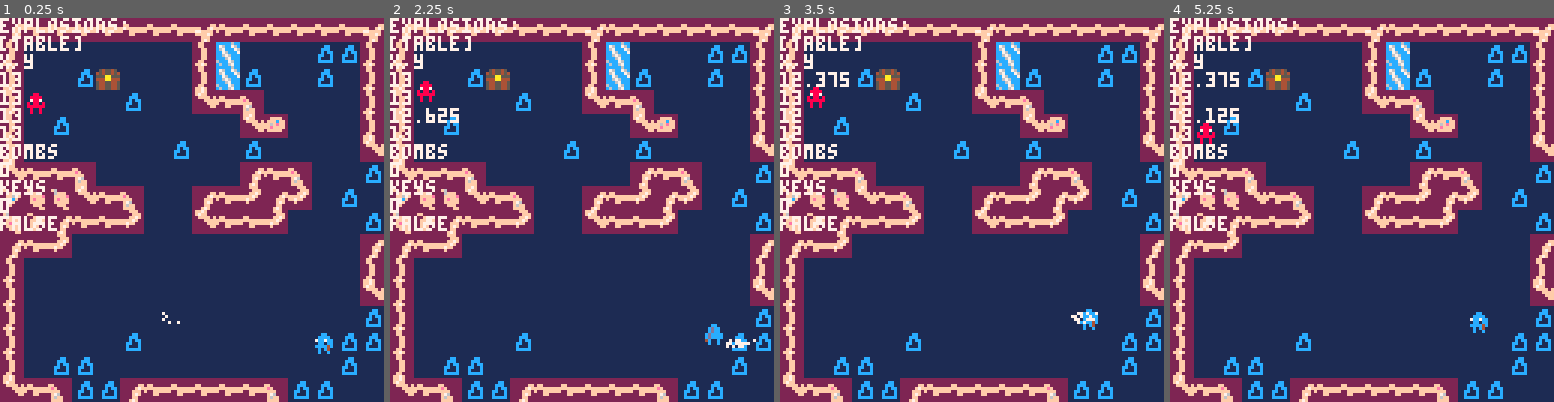
Above: before the commit, frames 1-4 (left to right).
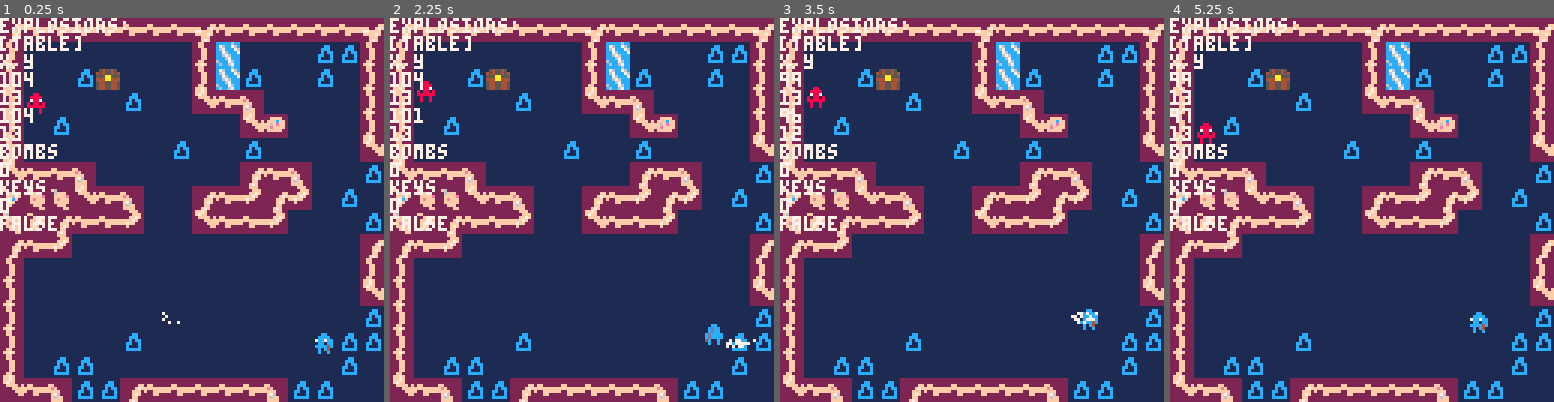
Above: after the commit, the same moments.

Repository: s-france/pico8GameS
Game: PICO-8 cartridge squid.p8
Two runs of this game, one before a commit and one after it. Both use one fixed random seed, a clock stepped at 60 frames per second and the inputs below.
Inputs:
- Up to frame 1 (0.25 s): no input
- Up to frame 2 (2.25 s): tap X (X key) at 0.33, 1.07, 1.85 s; tap O (Z key) at 0.7, 1.7, 2.1 s; hold Right 1.6-2.1 s; hold Up from 2.15 s (still down)
- Up to frame 3 (3.5 s): release Up at 2.42 s; hold Right 2.47-3.03 s; tap O (Z key) at 2.5, 2.9, 3.3 s; tap X (X key) at 2.97 s; hold Left from 3.08 s (still down)
- Up to frame 4 (5.25 s): release Left at 3.58 s; hold Down 3.63-3.97 s; tap O (Z key) every 0.4 s from 3.7 to 4.9 s; hold Right 4.02-4.68 s; tap X (X key) at 4.08, 5.2 s; hold Up 4.73-5.03 s; hold Left from 5.08 s (still down)

The runs differ from the first frame. In frame 1, 0.2% of the frame differs, in the area x 3-9%, y 14-28%; in frame 2, 0.3%; in frame 3, 0.4%; in frame 4, 0.6%, in the area x 0-18%, y 14-28%.

Commit message:
Update squid.p8

Diff:
--- a/squid.p8
+++ b/squid.p8
@@ -68,9 +68,9 @@
 	print("explosions: ")
 	print(explosions)
 	print("x,y")
-	print(player.x/8)
+	print(player.x)
 	print(ceil(player.x/8))
-	print(player.y/8)
+	print(player.y)
 	print(ceil(player.y/8))
 	print("bombs")
 	print(player.bombs)
@@ -670,7 +670,8 @@
 function update_explosion(explosion)
 	local xcell = (explosion.x/8)
 	local ycell = (explosion.y/8)
-	xyestimator(xcell,ycell)
+	xestimator(xcell)
+	yestimator(ycell)
 	local cells = {}
 	for i =-1,1 do
 	 for j = -1,1 do
@@ -709,22 +710,22 @@
 // although we may add in large
 // chests as well
 function openchest(face)
-	local pair = {}
- pair.x = player.x/8
- pair.y = player.y/8
-	xyestimator(pair.x,pair.y)
+	local x = player.x/8
+ local y = player.y/8
+	xestimator(x)
+	yestimator(y)
 	local contentflag = false
  if face == 0 then
-  player.openflag = fget(mget((pair.x-1),(pair.y-1)), 5)
+  player.openflag = fget(mget((x-1),(y-1)), 5)
   if ( player.openflag == true) then
   	for i=1,4 do
-  		contentflag = fget(mget((pair.x-1),(pair.y-1)), i)
+  		contentflag = fget(mget((x-1),(y-1)), i)
   		if (contentflag == true and i == 1 ) then
   		 player.bombs += 5
-  			mset((pair.x-1),(pair.y-1),24)
+  			mset((x-1),(y-1),24)
   		elseif (contentflag == true and i== 2 ) then
   		 player.keys += 1
-  			mset((pair.x-1),(pair.y-1),24)
+  			mset((x-1),(y-1),24)
   		elseif (contentflag == true and i==3 ) then
   		// player.keys += 1
   		//	mset((player.x/8),(player.y/8-1),24)
@@ -735,16 +736,16 @@
   	end
   end
  elseif face == 1 then
-  player.openflag = fget(mget((pair.x),(pair.y-1)), 5)
+  player.openflag = fget(mget((x),(y-1)), 5)
   if ( player.openflag == true) then
   	for i=1,4 do
-  		contentflag = fget(mget((pair.x),(pair.y-1)), i)
+  		contentflag = fget(mget((x),(y-1)), i)
   		if (contentflag == true and i == 1 ) then
   		 player.bombs += 5
-  			mset((pair.x),(pair.y-1),24)
+  			mset((x),(y-1),24)
   		elseif (contentflag == true and i== 2 ) then
   		 player.keys += 1
-  			mset((pair.x),(pair.y-1),24)
+  			mset((x),(y-1),24)
   		elseif (contentflag == true and i==3 ) then
   		// player.keys += 1
   		//	mset((player.x/8),(player.y/8-1),24)
@@ -755,16 +756,16 @@
   	end
   end
  elseif face == 2 then
-  player.openflag = fget(mget((pair.x+1),(pair.y-1)), 5)
+  player.openflag = fget(mget((x+1),(y-1)), 5)
   if ( player.openflag == true) then
   	for i=1,4 do
-  		contentflag = fget(mget((pair.x+1),(pair.y-1)), i)
+  		contentflag = fget(mget((x+1),(y-1)), i)
   		if (contentflag == true and i == 1 ) then
   		 player.bombs += 5
-  			mset((pair.x+1),(pair.y-1),24)
+  			mset((x+1),(y-1),24)
   		elseif (contentflag == true and i== 2 ) then
   		 player.keys += 1
-  			mset((pair.x+1),(pair.y-1),24)
+  			mset((x+1),(y-1),24)
   		elseif (contentflag == true and i==3 ) then
   		// player.keys += 1
   		//	mset((player.x/8),(player.y/8-1),24)
@@ -775,16 +776,16 @@
   	end
   end
 	elseif face == 3 then
-	   player.openflag = fget(mget((pair.x-1),(pair.y)), 5)
+	   player.openflag = fget(mget((x-1),(y)), 5)
   if ( player.openflag == true) then
   	for i=1,4 do
-  		contentflag = fget(mget((pair.x-1),(pair.y)), i)
+  		contentflag = fget(mget((x-1),(y)), i)
   		  		if (contentflag == true and i == 1 ) then
   		 player.bombs += 5
-  			mset((pair.x-1),(pair.y),24)
+  			mset((x-1),(y),24)
   		elseif (contentflag == true and i== 2 ) then
   		 player.keys += 1
-  			mset((pair.x-1),(pair.y),24)
+  			mset((x-1),(y),24)
   		elseif (contentflag == true and i==3 ) then
   		// player.keys += 1
   		//	mset((player.x/8),(player.y/8-1),24)
@@ -795,16 +796,16 @@
   	end
   end
 	elseif face == 4 then
-	  player.openflag = fget(mget((pair.x+1),(pair.y)), 5)
+	  player.openflag = fget(mget((x+1),(y)), 5)
   if ( player.openflag == true) then
   	for i=1,4 do
-  		contentflag = fget(mget((pair.x+1),(pair.y)), i)
+  		contentflag = fget(mget((x+1),(y)), i)
   		if (contentflag == true and i == 1 ) then
   		 player.bombs += 5
-  			mset((pair.x+1),(pair.y),24)
+  			mset((x+1),(y),24)
   		elseif (contentflag == true and i== 2 ) then
   		 player.keys += 1
-  			mset((pair.x+1),(pair.y),24)
+  			mset((x+1),(y),24)
   		elseif (contentflag == true and i==3 ) then
   		// player.keys += 1
   		//	mset((player.x/8),(player.y/8-1),24)
@@ -815,16 +816,16 @@
   	end
   end
 	elseif face == 5 then
-	  player.openflag = fget(mget((pair.x-1),(pair.y+1)), 5)
+	  player.openflag = fget(mget((x-1),(y+1)), 5)
   if ( player.openflag == true) then
   	for i=1,4 do
-  		contentflag = fget(mget((pair.x-1),(pair.y+1)), i)
+  		contentflag = fget(mget((x-1),(y+1)), i)
   		if (contentflag == true and i == 1 ) then
   		 player.bombs += 5
-  			mset((pair.x-1),(pair.y+1),24)
+  			mset((x-1),(y+1),24)
   		elseif (contentflag == true and i== 2 ) then
   		 player.keys += 1
-  			mset((pair.x-1),(pair.y+1),24)
+  			mset((x-1),(y+1),24)
   		elseif (contentflag == true and i==3 ) then
   		// player.keys += 1
   		//	mset((player.x/8),(player.y/8-1),24)
@@ -835,16 +836,16 @@
   	end
   end
 	elseif face == 6 then
-	  player.openflag = fget(mget((pair.x),(pair.y+1)), 5)
+	  player.openflag = fget(mget((x),(y+1)), 5)
   if ( player.openflag == true) then
   	for i=1,4 do
-  		contentflag = fget(mget((pair.x),(pair.y+1)), i)
+  		contentflag = fget(mget((x),(y+1)), i)
   		if (contentflag == true and i == 1 ) then
   		 player.bombs += 5
-  			mset((pair.x),(pair.y+1),24)
+  			mset((x),(y+1),24)
   		elseif (contentflag == true and i== 2 ) then
   		 player.keys += 1
-  			mset((pair.x),(pair.y+1),24)
+  			mset((x),(y+1),24)
   		elseif (contentflag == true and i==3 ) then
   		// player.keys += 1
   		//	mset((player.x/8),(player.y/8-1),24)
@@ -855,16 +856,16 @@
   	end
   end
 	else
-		player.openflag = fget(mget((pair.x+1),(pair.y+1)), 5)
+		player.openflag = fget(mget((x+1),(y+1)), 5)
   if ( player.openflag == true) then
   	for i=1,4 do
-  		contentflag = fget(mget((pair.x+1),(pair.y+1)), i)
+  		contentflag = fget(mget((x+1),(y+1)), i)
   		if (contentflag == true and i == 1 ) then
   		 player.bombs += 5
-  			mset((pair.x+1),(pair.y+1),24)
+  			mset((x+1),(y+1),24)
   		elseif (contentflag == true and i== 2 ) then
   		 player.keys += 1
-  			mset((pair.x+1),(pair.y+1),24)
+  			mset((x+1),(y+1),24)
   		elseif (contentflag == true and i==3 ) then
   		// player.keys += 1
   		//	mset((player.x/8),(player.y/8-1),24)
@@ -883,7 +884,8 @@
 function opendoor(face)
 	local xtemp = player.x/8
 	local ytemp = player.y/8
-	xyestimator(xtemp,ytemp)
+	xestimator(xtemp)
+	yestimator(ytemp)
 	local contentflag = false
 	if face == 1 then
 		contentflag = fget(mget((xtemp),(ytemp-1)), 2)
@@ -937,17 +939,12 @@
 // estimator function for opening
 // shit/the explosion function
 
-function xyestimator(x,y)
- if ((x - flr(x)) > 0.5) then
-		x = ceil(x)
-	else
-	 x = flr(x)
-	end
-	if ((y - flr(y)) > 0.5) then
-	  y = ceil(y)
-	else
-	  y = flr(y)
-	end
+function xestimator(x)
+	return flr(x+0.5)
+end
+
+function yestimator(y)
+ return flr(y+0.5)
 end
 __gfx__
 00000000111111110000000011111111222222222ff7f22222ff2222222fff22222222222222222200000000222222222222222222222222222222222ff7f222
